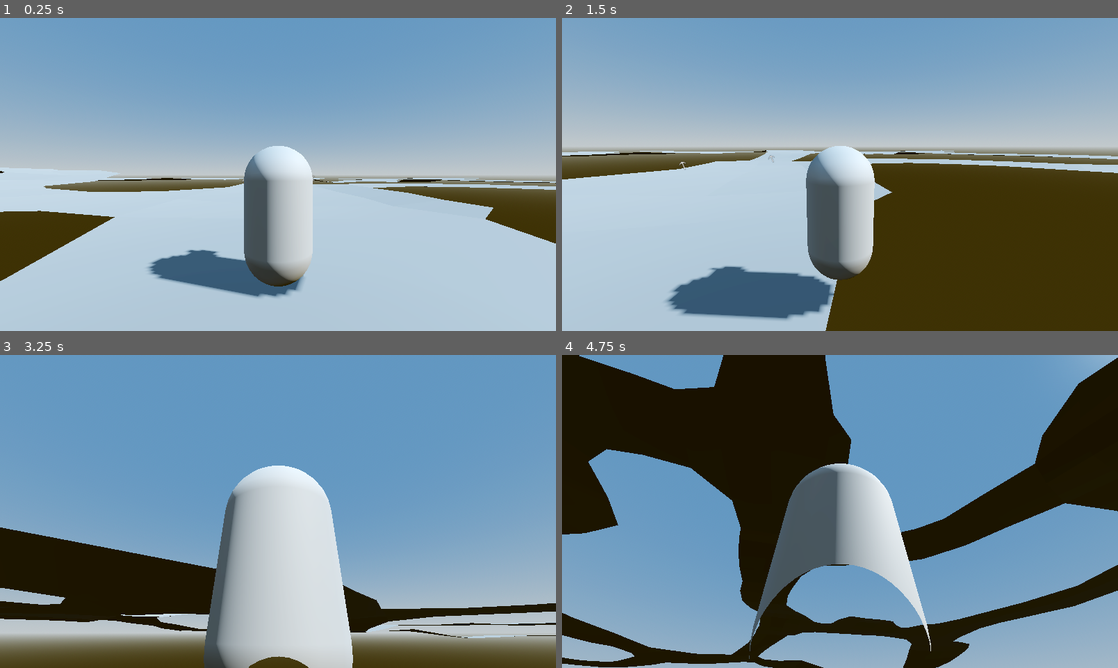
Above: before the commit, frames 1-4 (two rows, left to right).
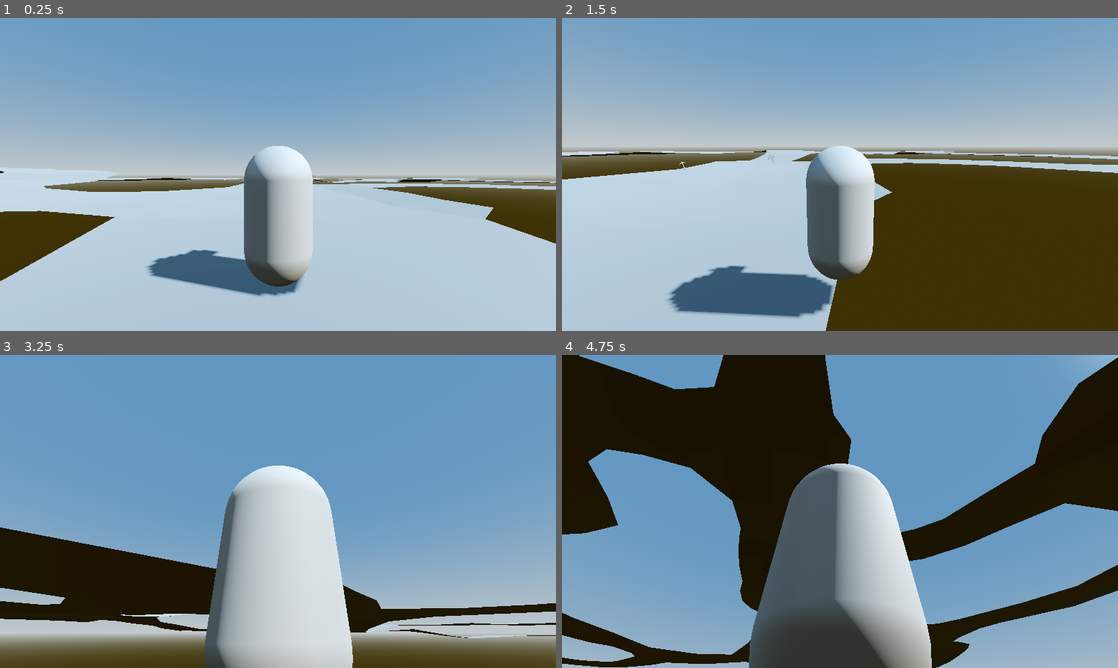
Above: after the commit, the same moments.

Repository: Calobrin/Mining-Game-Dev
Game: Godot game, scene res://Scenes/mg_mines_level_1.tscn
Two runs of this game, one before a commit and one after it. Both use one fixed random seed, a clock stepped at 60 frames per second and the inputs below. The project has no main scene, so this scene is started directly.
Inputs (mouse positions are in pixels of both pictures, inside the frame that each line leads up to):
- Up to frame 1 (0.25 s): no input
- Up to frame 2 (1.5 s): tap Enter at 0.5 s; move the mouse to (962, 158) at 0.52 s; hold D (Right) 0.53-1.25 s; hold Mouse wheel down (Wheel Down) 0.53-1.25 s; click (962, 158) at 0.67 s; tap Space (Jump) at 0.77 s; tap Mouse wheel up (Wheel Up) at 0.8 s; drag from (728, 190) to (812, 237) at 1.27 s
- Up to frame 3 (3.25 s): tap Space (Jump) at 2 s; move the mouse to (333, 442) at 2.02 s; hold D (Right) 2.03-2.75 s; hold E (Interact) 2.03-2.75 s; click (333, 442) at 2.17 s; tap Mouse wheel up (Wheel Up) at 2.3 s; drag from (250, 574) to (111, 464) at 2.77 s
- Up to frame 4 (4.75 s): move the mouse to (1006, 558) at 3.52 s; hold A (Left) 3.53-4.25 s; hold Right mouse button (Right Click) 3.53-4.25 s; click (1006, 558) at 3.67 s; tap Space (Jump) at 3.77 s; tap Mouse wheel up (Wheel Up) at 3.8 s; drag from (673, 464) to (756, 433) at 4.27 s

The runs differ from the first frame. In frame 1, 0.3% of the frame differs, in the area x 26-55%, y 74-90%; in frame 2, 0.6%; in frame 3, 0.3%; in frame 4, 8.5%, in the area x 33-67%, y 66-100%.

Commit message:
Improved camera collision

Diff:
--- a/Scenes/player/playernew.tscn
+++ b/Scenes/player/playernew.tscn
@@ -35,5 +35,4 @@
 margin = 1.0
 
 [node name="Camera3D" type="Camera3D" parent="Camera Origin/SpringArm3D"]
-transform = Transform3D(1, 0, 0, 0, 1, 0, 0, 0, 1, 0, 0, 3)
-near = 1.0
+near = 0.5
--- a/Scripts/Player/camera.gd
+++ b/Scripts/Player/camera.gd
@@ -4,6 +4,13 @@
 @export var min_camera_distance = 2.0
 @export var max_camera_distance = 8.0
 @export var camera_scroll_speed = 0.5
+@export var zoom_in_speed := 14.0    # speed when moving camera closer (on obstruction)
+@export var zoom_out_speed := 6.0    # speed when moving camera back out (when clear)
+@export var collision_padding := 0.15 # extra space from hit point to avoid near-plane clipping
+@export var camera_collision_mask: int = 0xFFFFF # layers the camera should collide with
+@export var ray_origin_offset := 0.4  # raise ray start to avoid hitting ground/self when pitching up
+@export var min_obstruction_distance := 0.35 # ignore hits that are unrealistically close to the pivot
+@export var ignore_floor_hits := true  # if true, ignore floor-like surfaces for camera collision
 
 @onready var camera_pivot: Node3D = self        # Camera pivot node (parent of SpringArm)
 @onready var spring_arm: SpringArm3D = $SpringArm3D  # Spring arm for camera zoom
@@ -16,11 +23,15 @@
 var last_mouse_position: Vector2 = Vector2.ZERO
 
 # Limits for camera pitch (up/down)
-var min_pitch: float = deg_to_rad(-45)  # Looking down
+var min_pitch: float = deg_to_rad(-70)  # Looking down
 var max_pitch: float = deg_to_rad(80)   # Looking up
 
 # Debug
 var debug_mode: bool = false
+
+# Smoothed camera distance handling
+var desired_length: float
+var current_length: float
 
 func _enter_tree() -> void:
 	# Capture as early as possible on scene load to prevent cursor flash
@@ -40,6 +51,16 @@
 	# Prefer per-event mouse motion (no frame accumulation) for 1:1 feel in Godot 4.3
 	# This avoids large spikes when many small mouse moves get combined in a single frame.
 	Input.use_accumulated_input = false
+
+	# We'll do custom collision + smoothing, so disable built-in SpringArm collision shape
+	spring_arm.shape = null
+
+	# Reduce near-clip to avoid walls disappearing when the camera gets very close
+	camera.near = 0.05
+
+	# Initialize smoothed distances
+	desired_length = clamp(spring_arm.spring_length, min_camera_distance, max_camera_distance)
+	current_length = desired_length
 
 	# If a mouse button is still physically held during a scene change, re-enter that mode and capture.
 	# This keeps camera control fluid across scene transitions.
@@ -70,11 +91,46 @@
 			# LEFT-CLICK MODE: Camera orbits around character
 			_handle_left_click_rotation(event.relative)
 
-	# Camera zoom with mouse wheel
+	# Camera zoom with mouse wheel (affects desired length; smoothing happens in _physics_process)
 	if event.is_action_pressed("Wheel Up"):
-		spring_arm.spring_length = max(spring_arm.spring_length - camera_scroll_speed, min_camera_distance)
+		desired_length = max(desired_length - camera_scroll_speed, min_camera_distance)
 	if event.is_action_pressed("Wheel Down"):
-		spring_arm.spring_length = min(spring_arm.spring_length + camera_scroll_speed, max_camera_distance)
+		desired_length = min(desired_length + camera_scroll_speed, max_camera_distance)
+
+func _physics_process(delta: float) -> void:
+	# Compute target camera length using a raycast with padding, then smooth toward it
+	var from: Vector3 = spring_arm.global_transform.origin + Vector3.UP * ray_origin_offset
+	# Spring arm extends along its -Z (camera looks along -Z), so target point is along -Z
+	var back_dir: Vector3 = -spring_arm.global_transform.basis.z.normalized()
+	var to: Vector3 = from + back_dir * desired_length
+
+	var hit_distance := INF
+	var space := get_world_3d().direct_space_state
+	if space:
+		var p := PhysicsRayQueryParameters3D.create(from, to)
+		p.collision_mask = camera_collision_mask
+		# Exclude the player so we don't immediately hit our own body
+		p.exclude = [player.get_rid()]
+		var hit := space.intersect_ray(p)
+		if hit and hit.has("position"):
+			var dist := from.distance_to(hit["position"]) - collision_padding
+			var normal: Vector3 = hit.get("normal", Vector3.ZERO)
+			var is_floor := normal.y > 0.6       # hit looks like a floor/ground
+			# Ignore extremely close hits, and optionally ignore floor hits entirely to avoid overhead caps
+			if dist >= min_obstruction_distance:
+				if ignore_floor_hits and is_floor:
+					pass
+				else:
+					hit_distance = dist
+
+	var target_length := desired_length
+	if hit_distance != INF:
+		target_length = clamp(hit_distance, min_camera_distance, desired_length)
+
+	# Smooth: move in fast, move out slower to avoid popping
+	var speed := zoom_in_speed if target_length < current_length else zoom_out_speed
+	current_length = move_toward(current_length, target_length, speed * delta)
+	spring_arm.spring_length = current_length
 
 # Handle right-click camera rotation (player and camera move together)
 func _handle_right_click_rotation(relative: Vector2) -> void:
